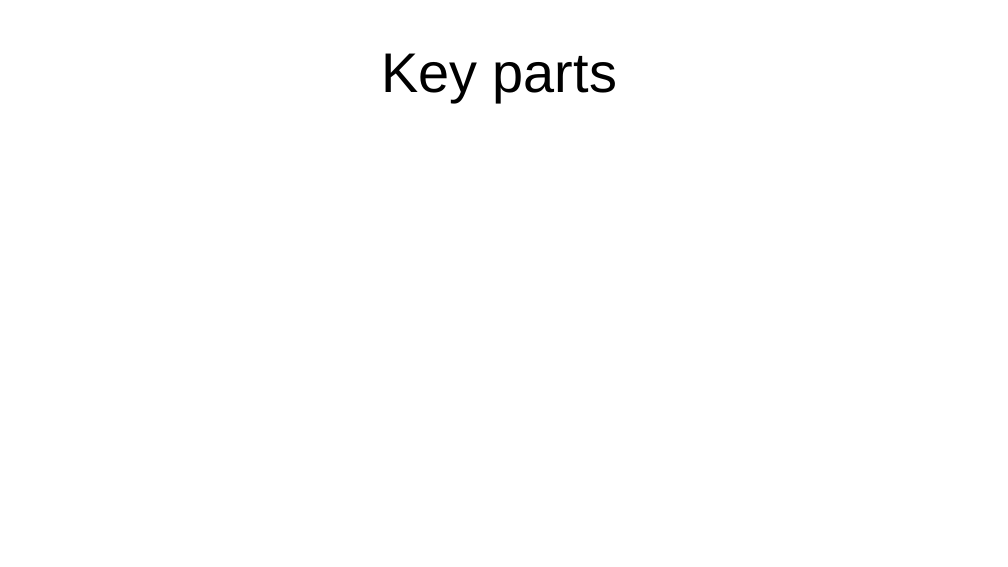
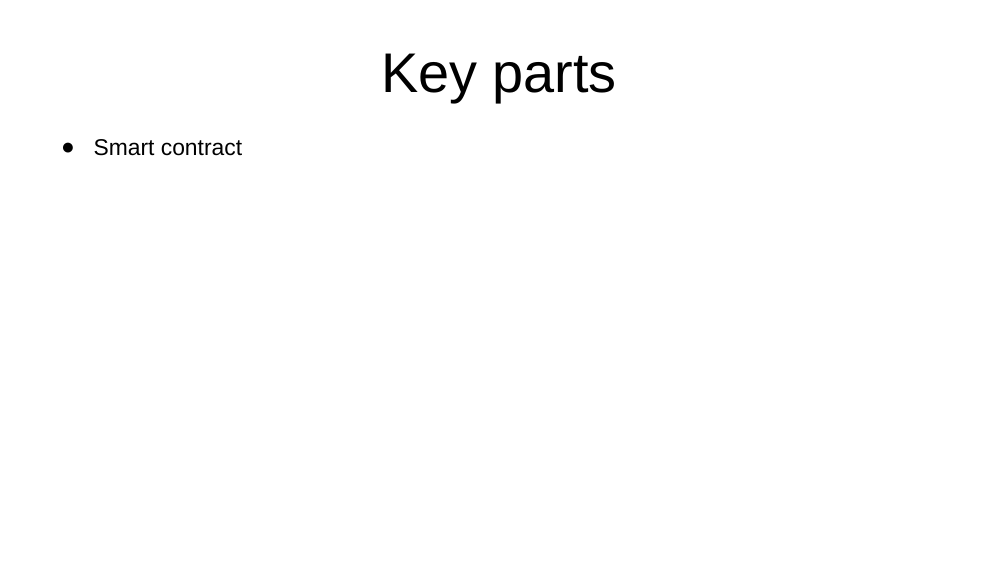
Before and after one commit to Alyra-Turing-cohort/Charity-pool, a slide deck: slide 6 of docs/presentation.pptx. Drawn at 1008x567 pixels with LibreOffice and Linux fonts; fonts in the diff are those of the drawing. Boxes give left, top, right and bottom in pixels: in the first picture for what was removed or moved away, otherwise in the second. Text is boxed around its words. In the diff, an @@ line names an element or a change of style, - is before the commit and + after.

```diff
--- a/docs/presentation.pptx
+++ b/docs/presentation.pptx
@@ text added at [94,139,242,156], 18 pt, text #000000 @@
+● Smart contract
```
Also in this commit, not shown: 2 other slides changed, 2 slides added, 2 slides removed, 3 other files.
